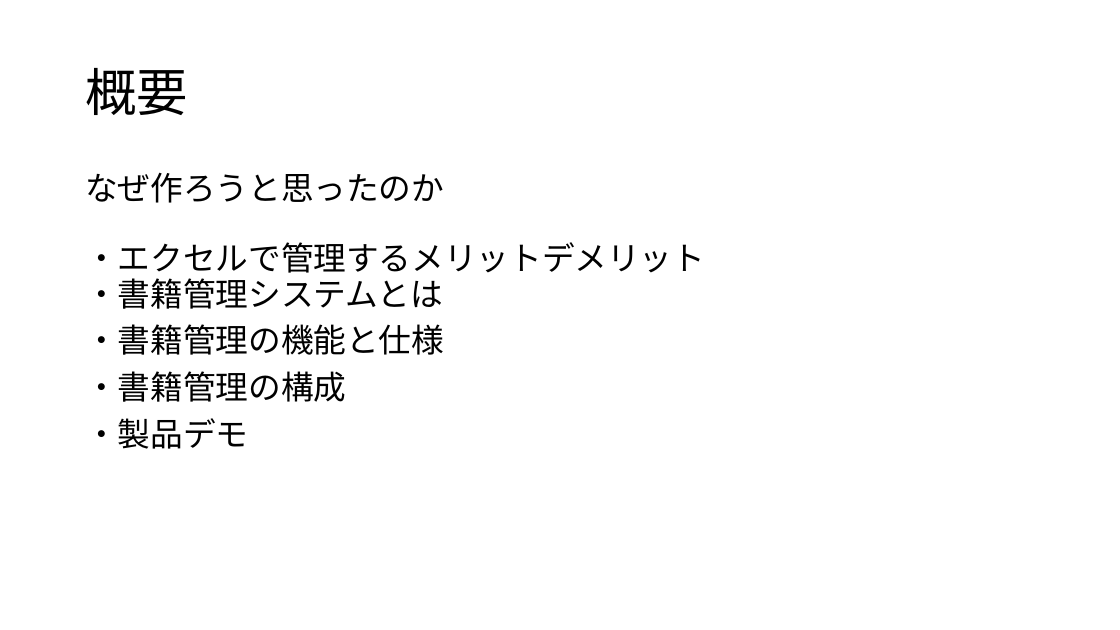
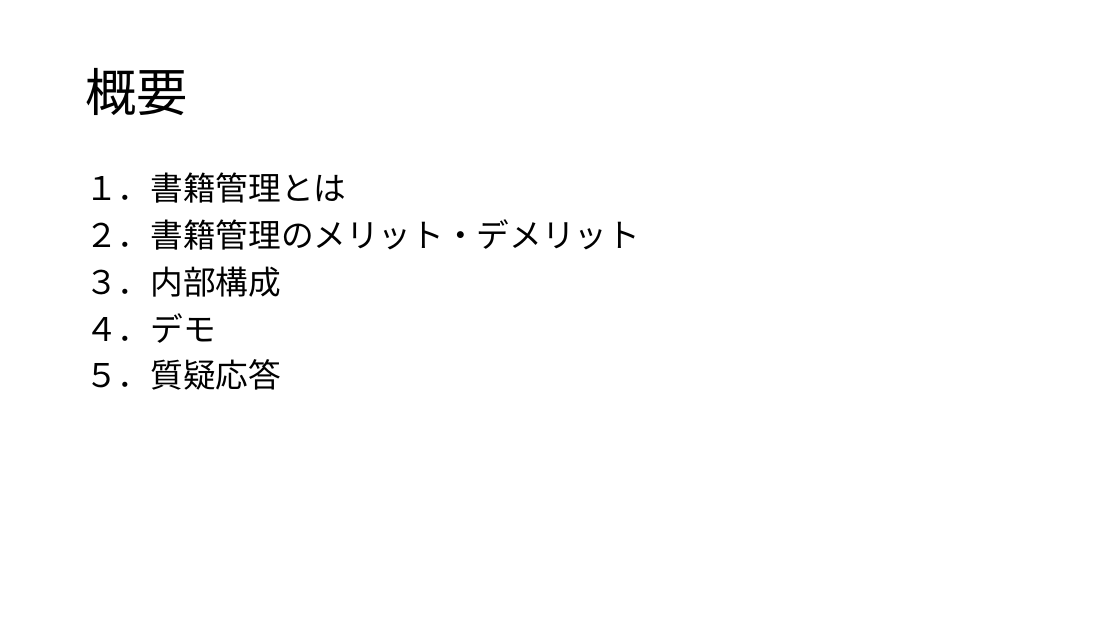
Before and after one commit to ivy239007/PG-, a slide deck: slide 2 of プレゼン/プレゼン資料.pptx. Drawn at 1120x630 pixels with LibreOffice and Linux fonts; fonts in the diff are those of the drawing; background and template pictures are left out. Boxes give left, top, right and bottom in pixels: in the first picture for what was removed or moved away, otherwise in the second. Text is boxed around its words. In the diff, an @@ line names an element or a change of style, - is before the commit and + after.

```diff
--- a/プレゼン/プレゼン資料.pptx
+++ b/プレゼン/プレゼン資料.pptx
@@ text at (85, 172, 640, 390): text changed @@
-なぜ作ろうと思ったのか
-・エクセルで管理するメリットデメリット
-・書籍管理システムとは
-・書籍管理の機能と仕様
-・書籍管理の構成
-・製品デモ
+１．書籍管理とは
+２．書籍管理のメリット・デメリット
+３．内部構成
+４．デモ
+５．質疑応答
```
Also in this commit, not shown: 2 other slides changed, 9 slides added.
